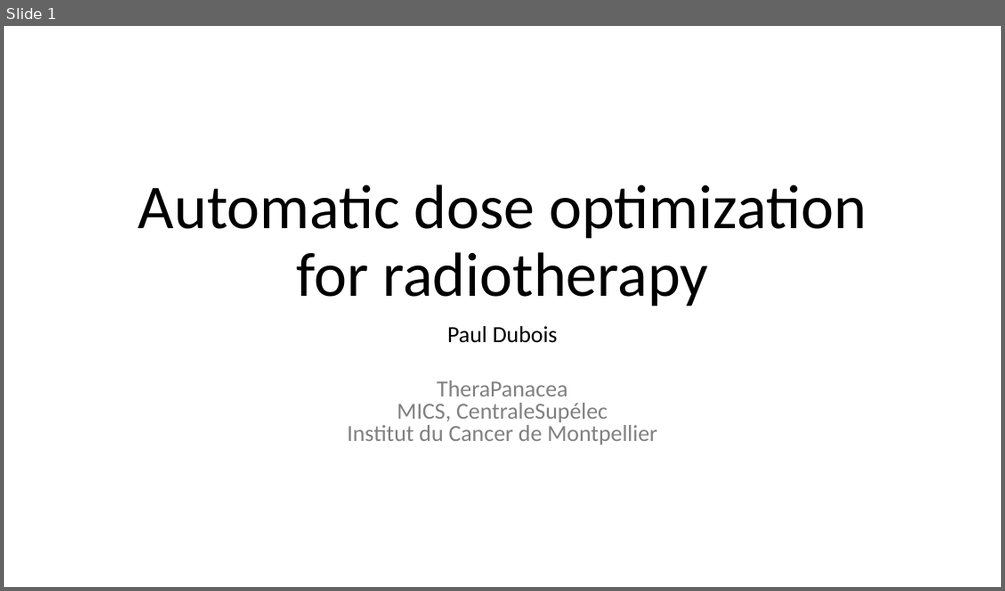
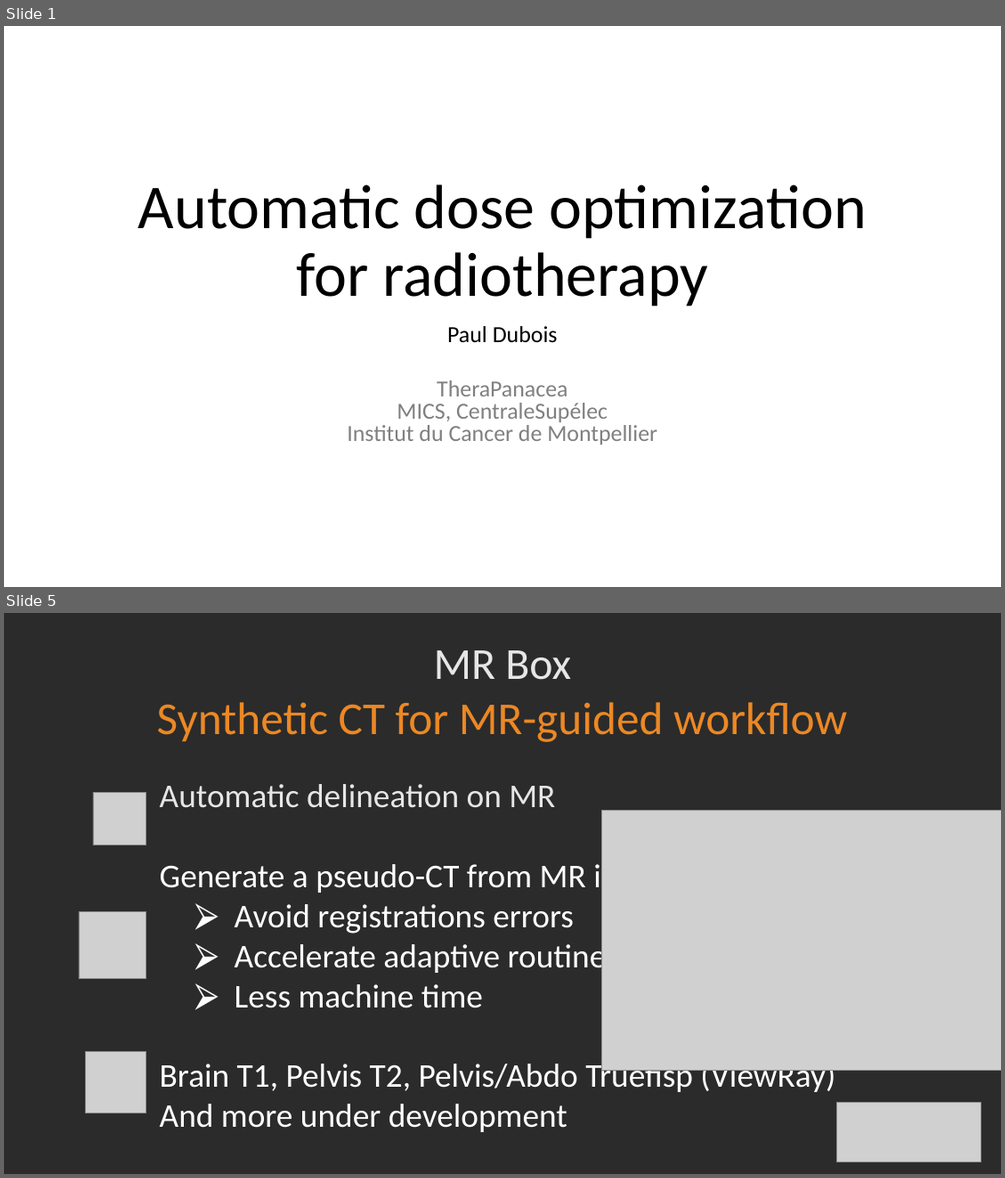
Before and after one commit to pauldubois98/ScientificDay2023Presentation, a slide deck: main.pptx. Shown one above the other, each under a label of ours: slide 1 before the commit, slides 1 and 5 after it; the slides between them are not shown. The pictures are 1005x591 and 1005x1178 pixels, drawn with LibreOffice and Linux fonts; fonts in the diff are those of the drawing; grey boxes stand for pictures; background and template pictures are left out; a plain dark background stands for a picture behind light text. Boxes give left, top, right and bottom in pixels: in the first picture for what was removed or moved away, otherwise in the second. Text is boxed around its words. In the diff, an @@ line names an element or a change of style, - is before the commit and + after.

```diff
--- a/main.pptx
+++ b/main.pptx
@@ slide 5 added at (x1=4, y1=613, x2=1001, y2=1174), background picture (left out) @@
@@ title added at (x1=157, y1=650, x2=847, y2=742), 44 pt, text #EC8824 @@
+MR Box
+Synthetic CT for MR-guided workflow
@@ picture added at (x1=93, y1=792, x2=146, y2=844) @@
@@ text added at (x1=160, y1=784, x2=835, y2=1132), 32 pt, text #FFFFFF @@
+        Automatic delineation on MR
+        Generate a pseudo-CT from MR images
+          ⮚ Avoid registrations errors
+          ⮚ Accelerate adaptive routines
+          ⮚ Less machine time
+        Brain T1, Pelvis T2, Pelvis/Abdo Truefisp (ViewRay)
+And more under development
@@ picture added at (x1=601, y1=810, x2=1001, y2=1070) @@
@@ picture added at (x1=79, y1=911, x2=146, y2=979) @@
@@ picture added at (x1=85, y1=1052, x2=146, y2=1112) @@
@@ picture added at (x1=837, y1=1102, x2=981, y2=1161) @@
```
Also in this commit, not shown: 4 other slides added.
